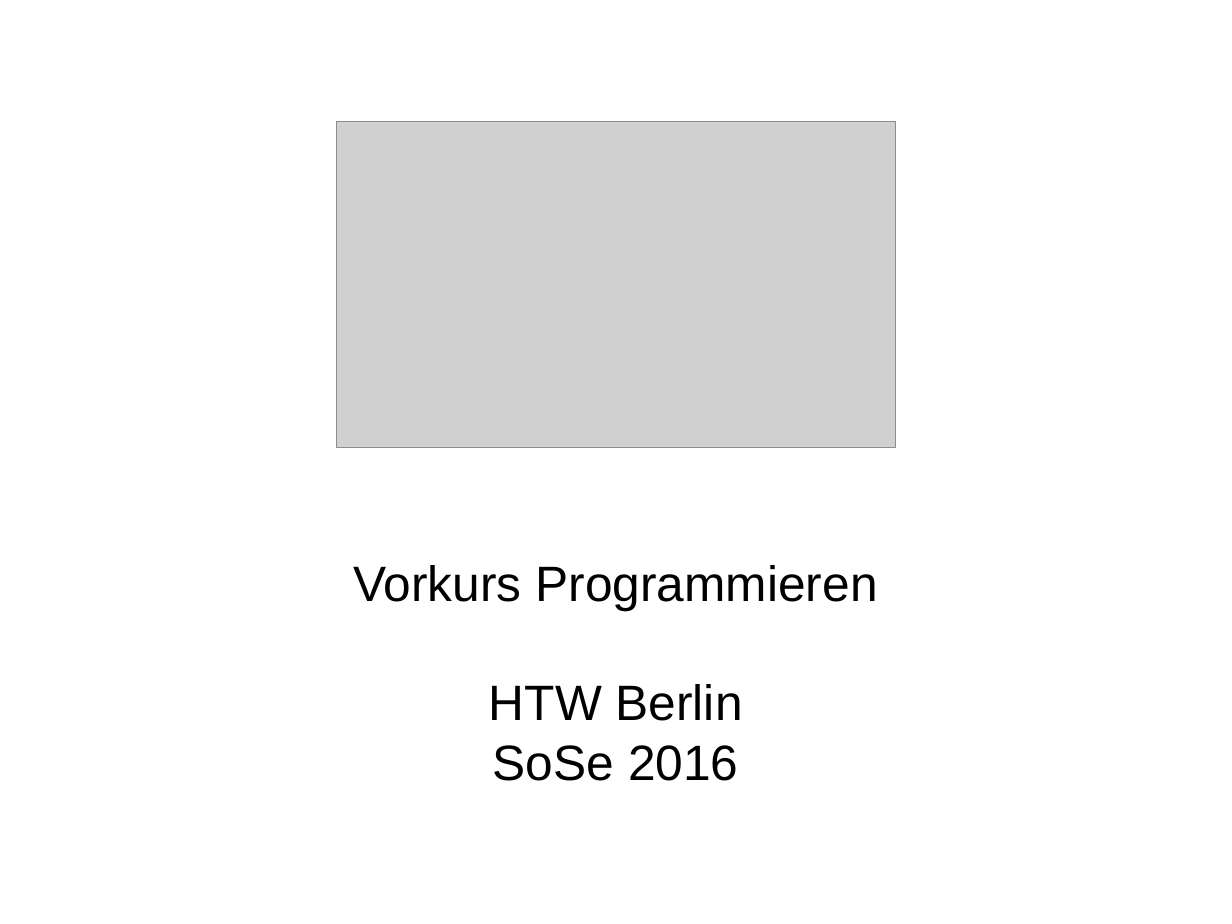
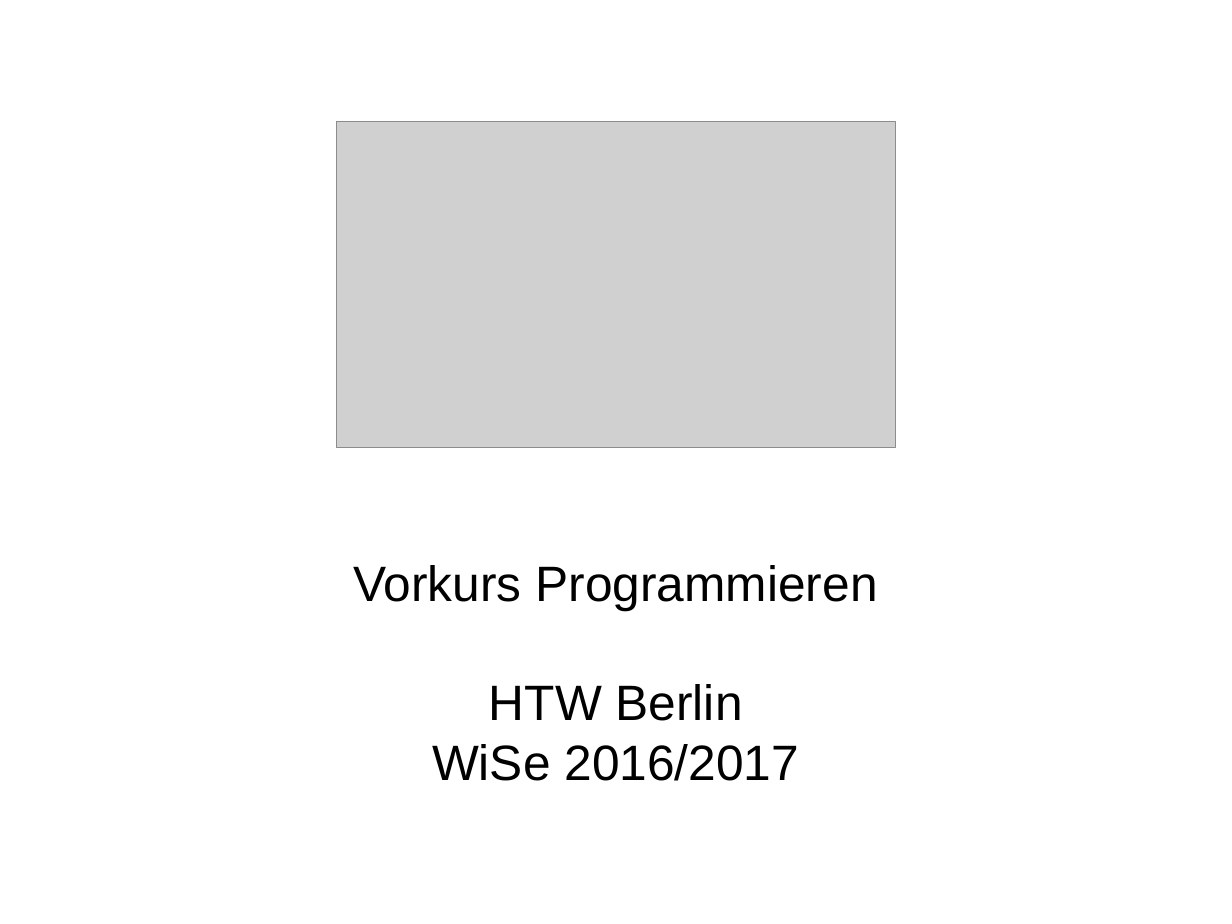
Before and after one commit to mn-io/hello-java, a slide deck: slide 1 of Folien.odp. Drawn at 1232x924 pixels with LibreOffice and Linux fonts; fonts in the diff are those of the drawing; grey boxes stand for pictures. Boxes give left, top, right and bottom in pixels: in the first picture for what was removed or moved away, otherwise in the second. Text is boxed around its words. In the diff, an @@ line names an element or a change of style, - is before the commit and + after.

```diff
--- a/Folien.odp
+++ b/Folien.odp
@@ subtitle at box(432, 744, 799, 781): text changed @@
-SoSe 2016
+WiSe 2016/2017
```
Also in this commit, not shown: 6 other slides changed, 1 other file.
